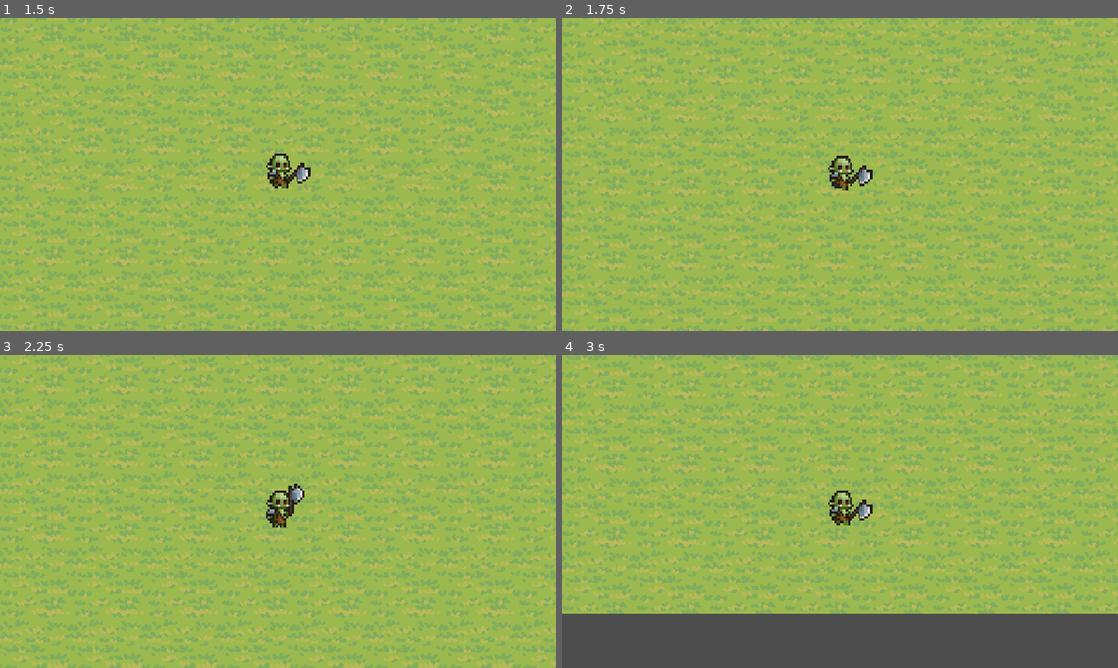
Above: before the commit, frames 1-4 (two rows, left to right).
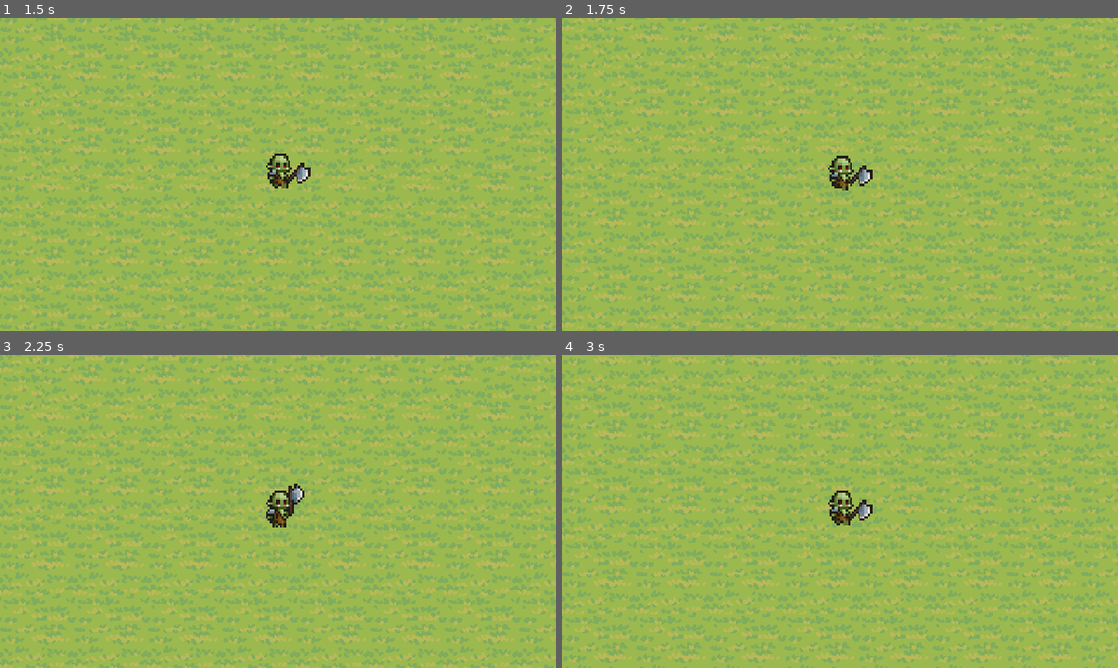
Above: after the commit, the same moments.

Repository: facu-sharry/the-loot-goblin
Game: Godot game, scene res://entities/playground.tscn
Two runs of this game, one before a commit and one after it. Both use one fixed random seed, a clock stepped at 60 frames per second and the inputs below.
Inputs (mouse positions are in pixels of both pictures, inside the frame that each line leads up to):
- Up to frame 1 (1.5 s): move the mouse to (400, 158) at 0.52 s; press the mouse at (400, 158) at 0.53 s; hold D (right) 0.53-1.28 s; move the mouse to (166, 190) at 1.27 s; release the mouse at (166, 190) at 1.28 s; hold S (down) from 1.28 s (still down); tap Shift (dash) at 1.35 s
- Up to frame 2 (1.75 s): keep holding S (down)
- Up to frame 3 (2.25 s): move the mouse to (333, 442) at 2.02 s; release S (down) at 2.03 s; press the mouse at (333, 442) at 2.03 s; hold D (right) from 2.03 s (still down)
- Up to frame 4 (3 s): move the mouse to (812, 574) at 2.77 s; release D (right) at 2.78 s; release the mouse at (812, 574) at 2.78 s; hold W (up) from 2.78 s (still down); tap Shift (dash) at 2.85 s

Frame 1 is identical in both runs. In frame 2, 52% of the frame differs, in the area x 0-100%, y 0-100%; in frame 3, 50%; in frame 4, 61%.
Error before the commit: Invalid access to property or key 'movement_fsm' on a base object of type 'Node (MovementSystem)'. (res://systems/movement/states/dash_state.gd:22)

Commit message:
LG-6 changed references to movement_fsm to the single shared fsm

Diff:
--- a/systems/movement/states/dash_state.gd
+++ b/systems/movement/states/dash_state.gd
@@ -19,7 +19,7 @@
 		time_left -= delta
 		if time_left <= 0:
 			cooldown_left = movement.data.dash_cooldown
-			movement.movement_fsm.change_state(movement.idle_state)
+			movement.fsm.change_state(movement.idle_state)
 
 func tick(delta):
 	if cooldown_left > 0.0:
--- a/systems/movement/states/idle_state.gd
+++ b/systems/movement/states/idle_state.gd
@@ -11,4 +11,4 @@
 	)
 
 	if movement.direction != Vector2.ZERO:
-		movement.movement_fsm.change_state(movement.move_state)
+		movement.fsm.change_state(movement.move_state)
--- a/systems/movement/states/move_state.gd
+++ b/systems/movement/states/move_state.gd
@@ -18,4 +18,4 @@
 	)
 
 	if movement.direction == Vector2.ZERO:
-		movement.movement_fsm.change_state(movement.idle_state)
+		movement.fsm.change_state(movement.idle_state)
